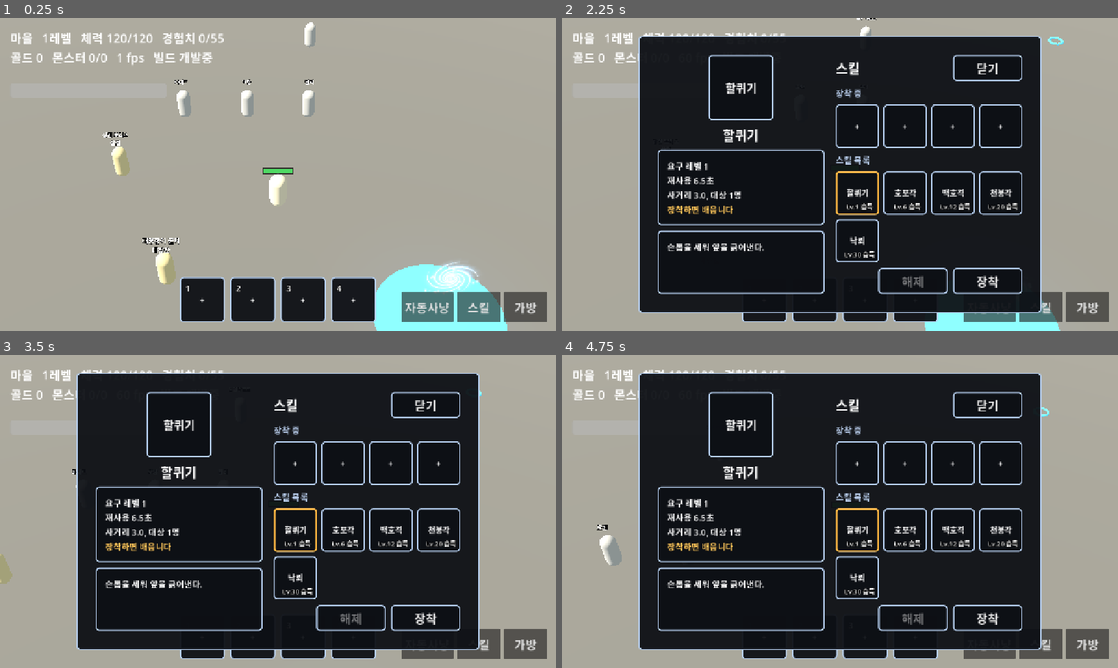
Above: before the commit, frames 1-4 (two rows, left to right).
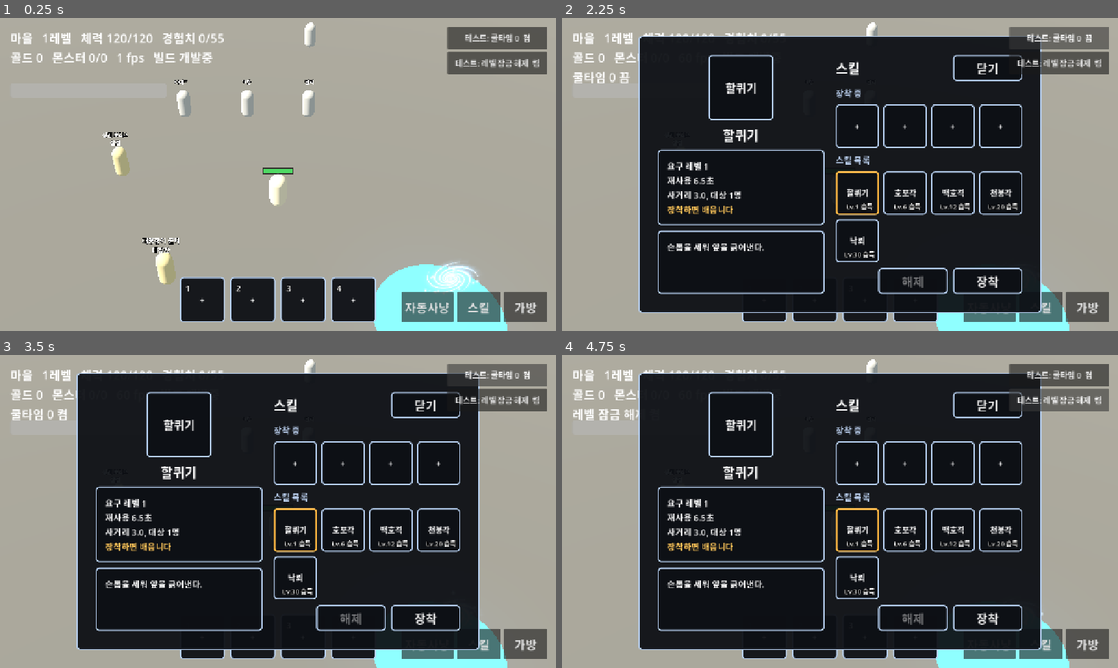
Above: after the commit, the same moments.

Repository: gogoalswo/MMORPG
Game: Godot game, scene res://main.tscn
Same seed, same stepped clock (60 frames per second), same inputs: the game is played once before the commit and once after it.
Inputs (mouse positions are in pixels of both pictures, inside the frame that each line leads up to):
- Up to frame 1 (0.25 s): no input
- Up to frame 2 (2.25 s): click (762, 299) at 0.52 s; click "자동사냥" at 1.25 s; click (1056, 36) at 2 s, where only the run after the commit has a clickable "테스트: 쿨타임 0 켬"
- Up to frame 3 (3.5 s): click (494, 373) at 2.75 s, where only the run after the commit has a clickable "테스트: 쿨타임 0 끔"
- Up to frame 4 (4.75 s): click (1056, 398) at 3.5 s, where only the run after the commit has a clickable "테스트: 레벨 잠금 해제 켬"; click (1056, 398) at 4.25 s, where only the run after the commit has a clickable "테스트: 레벨 잠금 해제 끔"

The runs differ from the first frame. In frame 1, 2.5% of the frame differs, in the area x 80-99%, y 2-18%; in frame 2, 2.7%; in frame 3, 4.0%; in frame 4, 4.3%, in the area x 2-99%, y 1-100%.

Commit message:
테스트 스위치(쿨타임 0 · 레벨 잠금 해제)를 화면 단추로 켜고 끈다
오른쪽 위 단추 둘. 단추는 testSwitch 요청만 보내고 World 가 메모리의 표 값을
바꾼다 — 판정과 화면이 같은 표를 보므로 같이 따라온다. skills.json 은 그대로라
다시 켜면 파일 값으로 돌아온다.

Co-Authored-By: Claude Opus 5 <noreply@anthropic.com>

Diff:
--- a/godot/game/game.gd
+++ b/godot/game/game.gd
@@ -92,6 +92,8 @@
 var _bar_buttons: Array = []
 ## 칸마다 지난 프레임에 쿨타임이 돌고 있었나 — 끝나는 순간을 잡아 번쩍인다
 var _bar_cooling: Array = []
+## 테스트 스위치 단추 — 이름 → Button
+var _switch_buttons: Dictionary = {}
 ## 자동 사냥 토글. 글자와 색은 **서버가 준 me.auto** 로만 정한다 —
 ## 눌린 것으로 지레 바꾸면 판정이 거절했을 때 화면만 켜진 채로 남는다
 var _auto_button: Button
@@ -286,6 +288,7 @@
 	_build_npc_panel()
 	_build_skill_bar()
 	_build_skill_panel()
+	_build_test_switches()
 	_build_bag_panel()
 
 
@@ -1142,6 +1145,40 @@
 	buttons.add_child(_skill_unequip)
 	_skill_equip = _make_button("장착", _on_skill_equip)
 	buttons.add_child(_skill_equip)
+
+
+## 테스트 스위치 단추 — 오른쪽 위. 누르면 World 에 요청하고, 글자는 표의 지금 값을 따른다
+## (`_refresh_switches`). 스위치를 없애면 이 단추들도 걷는다 → skills.md "테스트 스위치"
+func _build_test_switches() -> void:
+	var column := VBoxContainer.new()
+	column.add_theme_constant_override("separation", 6)
+	_ui_root.add_child(column)
+	_switch_buttons.clear()
+	for name in Skills.SWITCHES:
+		var button := Button.new()
+		button.custom_minimum_size = Vector2(230, 52)
+		button.add_theme_font_size_override("font_size", 18)
+		button.pressed.connect(_on_switch_pressed.bind(name))
+		column.add_child(button)
+		_switch_buttons[name] = button
+	_refresh_switches()
+	column.set_anchors_and_offsets_preset(Control.PRESET_TOP_RIGHT, Control.PRESET_MODE_MINSIZE, 20)
+	column.grow_horizontal = Control.GROW_DIRECTION_BEGIN
+
+
+func _on_switch_pressed(name: String) -> void:
+	var on := Skills.cooldown_off() if name == "cooldownOff" else Skills.unlock_all()
+	_transport.send(&"testSwitch", {"name": name, "on": not on})
+	_refresh_switches()
+	if _skill_panel.visible:
+		_redraw_skills()
+
+
+func _refresh_switches() -> void:
+	for name in _switch_buttons:
+		var on := Skills.cooldown_off() if name == "cooldownOff" else Skills.unlock_all()
+		var label := "테스트: 쿨타임 0" if name == "cooldownOff" else "테스트: 레벨 잠금 해제"
+		_switch_buttons[name].text = "%s  %s" % [label, "켬" if on else "끔"]
 
 
 ## 테두리 상자 안에 세로 줄을 하나 만들어 돌려준다.
--- a/godot/net/local_transport.gd
+++ b/godot/net/local_transport.gd
@@ -47,6 +47,8 @@
 			_world.learn_skill(MY_ID, str(payload.get("skill", "")))
 		&"setSkillBar":
 			_world.set_skill_bar(MY_ID, payload.get("bar", []))
+		&"testSwitch":
+			_world.set_test_switch(str(payload.get("name", "")), bool(payload.get("on", false)))
 		&"skill":
 			_world.cast(MY_ID, str(payload.get("skill", "")))
 		&"equip":
--- a/godot/tests/ui_test.gd
+++ b/godot/tests/ui_test.gd
@@ -522,10 +522,25 @@
 	if panel.visible:
 		_fail("닫기를 눌렀는데 스킬창이 안 닫혔다")
 
+	# 테스트 스위치 단추 — 누르면 뒤집히고, 다시 누르면 돌아온다
+	for name in Skills.SWITCHES:
+		var read := func() -> bool: return Skills.cooldown_off() if name == "cooldownOff" else Skills.unlock_all()
+		var was: bool = read.call()
+		game._switch_buttons[name].pressed.emit()
+		if read.call() == was or not game._switch_buttons[name].text.ends_with("켬" if not was else "끔"):
+			_fail("%s 단추를 눌렀는데 안 바뀐다: %s" % [name, game._switch_buttons[name].text])
+		game._switch_buttons[name].pressed.emit()
+		if read.call() != was:
+			_fail("%s 단추를 두 번 눌렀는데 원래대로 안 돌아온다" % name)
+	var corner: Rect2 = game._switch_buttons["cooldownOff"].get_global_rect()
+	if corner.end.x > 1280 or corner.position.y < 0 or corner.position.x < 640:
+		_fail("스위치 단추가 오른쪽 위가 아니다: %s" % corner)
+	print("  테스트 스위치 단추 %d개: 켜고 끄기 확인 (%s)" % [Skills.SWITCHES.size(), corner])
+
 	# 새 문구 글자가 폰트에 있나 (부분집합이라 빠질 수 있다)
 	var font: Font = load(FONT)
 	var missing := ""
-	for ch in "장착 해제 취소 스킬 목록 바꿀 칸을 누르세요 요구 레벨 재사용 사거리 주위 대상 배움 습득":
+	for ch in "장착 해제 취소 스킬 목록 바꿀 칸을 누르세요 요구 레벨 재사용 사거리 주위 대상 배움 습득 테스트 쿨타임 잠금 해제 켬 끔":
 		if ch != " " and not font.has_char(ch.unicode_at(0)):
 			missing += ch
 	if missing != "":
--- a/godot/world/skills.gd
+++ b/godot/world/skills.gd
@@ -37,6 +37,19 @@
 	return bool(_table().get("unlockAll", false))
 
 
+## 테스트 스위치를 켜고 끈다. **World 만 부른다** (화면 단추는 요청을 보낼 뿐이다).
+## 표는 메모리에 한 벌이라 판정과 화면이 같이 따라온다. 파일은 안 바꾸므로
+## 다시 켜면 `skills.json` 의 값으로 돌아간다
+const SWITCHES := ["cooldownOff", "unlockAll"]
+
+
+static func set_switch(name: String, on: bool) -> bool:
+	if not (name in SWITCHES):
+		return false
+	_table()[name] = on
+	return true
+
+
 ## 실제로 적용할 쿨타임(ms) — 테스트 스위치가 켜져 있으면 0
 static func cooldown_of(skill: Dictionary) -> int:
 	return 0 if cooldown_off() else int(skill.get("cooldown", 0))
--- a/godot/world/world.gd
+++ b/godot/world/world.gd
@@ -948,6 +948,14 @@
 	_events.append({"type": "skills", "learned": player.skills.duplicate()})
 
 
+## 테스트 스위치(쿨타임 0 · 레벨 잠금 해제)를 켜고 끈다. 이름은 Skills.SWITCHES 만 받는다
+func set_test_switch(name: String, on: bool) -> void:
+	if not Skills.set_switch(name, on):
+		return
+	var label := "쿨타임 0" if name == "cooldownOff" else "레벨 잠금 해제"
+	_events.append({"type": "notice", "text": "%s %s" % [label, "켬" if on else "끔"]})
+
+
 ## 액션바를 정한다. 배운 것만, 칸 수만큼만 올라간다
 func set_skill_bar(player_id: String, ids: Array) -> void:
 	var player: Dictionary = _players.get(player_id, {})
Not shown, changed: docs/features/skills.md
